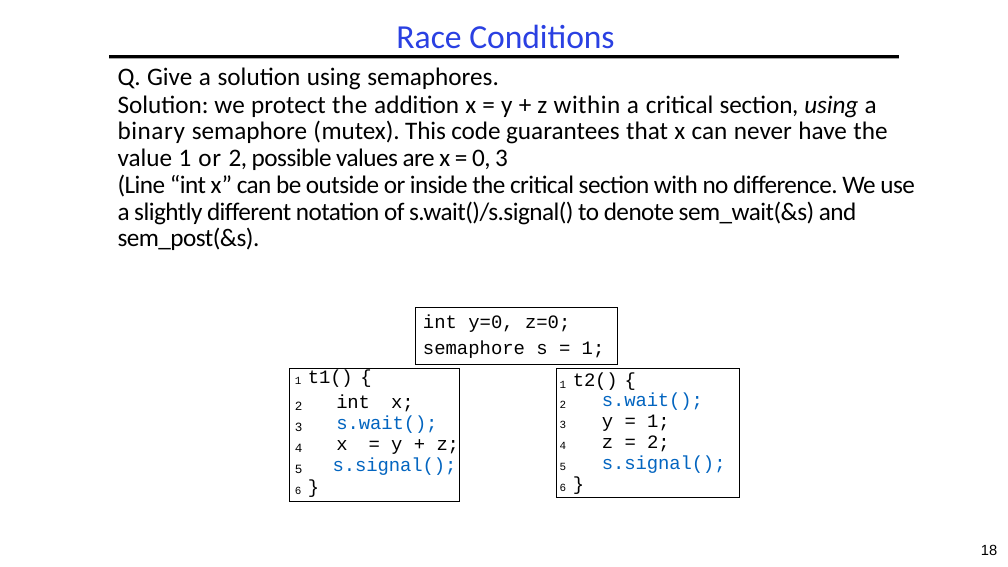
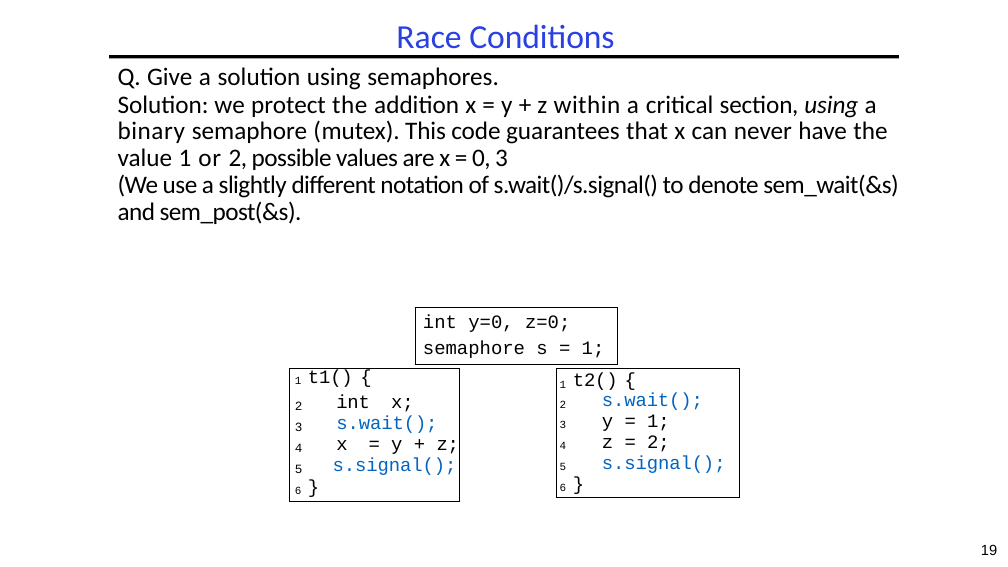
Before and after one commit to guhofstra/CSC112Fa26, a slide deck: slide 19 of PPTs/L3-Exercises ANS.pptx (slide 18 before the commit). Drawn at 1008x567 pixels with LibreOffice and Linux fonts; fonts in the diff are those of the drawing. Boxes give left, top, right and bottom in pixels: in the first picture for what was removed or moved away, otherwise in the second. Text is boxed around its words. In the diff, an @@ line names an element or a change of style, - is before the commit and + after.

```diff
--- a/PPTs/L3-Exercises ANS.pptx
+++ b/PPTs/L3-Exercises ANS.pptx
@@ text at (118,174,899,224): text changed @@
-(Line “int x” can be outside or inside the critical section with no difference. We use a slightly different notation of s.wait()/s.signal() to denote sem_wait(&s) and sem_post(&s).
+(We use a slightly different notation of s.wait()/s.signal() to denote sem_wait(&s) and sem_post(&s).
@@ page number at (981,544,997,555): text changed @@
-18
+19
```
Also in this commit, not shown: 6 other slides changed, 1 slide added, 2 other files.
